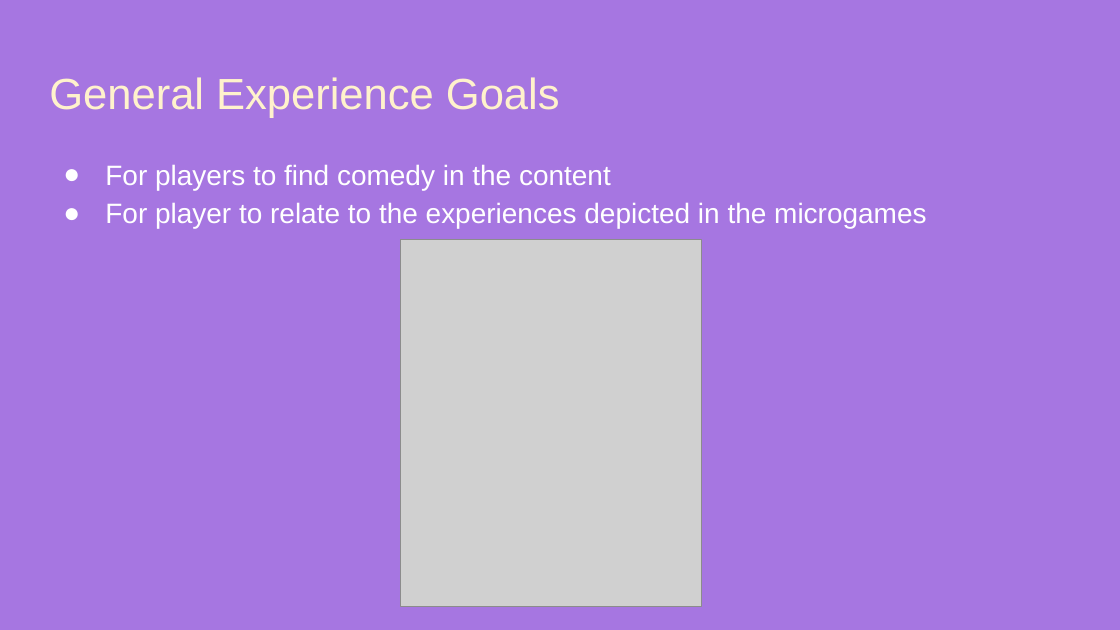
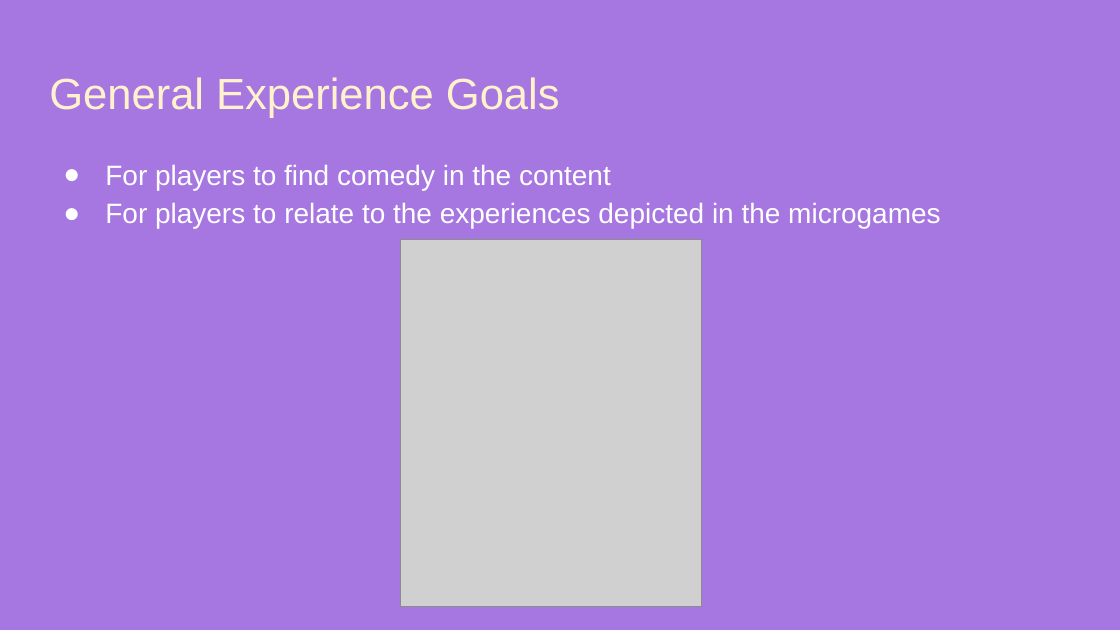
Before and after one commit to JustWungusAndJimmy/JustWungusAndJimmy.github.io, a slide deck: slide 10 of presentations/Assignment14.pptx. Drawn at 1120x630 pixels with LibreOffice and Linux fonts; fonts in the diff are those of the drawing; grey boxes stand for pictures. Boxes give left, top, right and bottom in pixels: in the first picture for what was removed or moved away, otherwise in the second. Text is boxed around its words. In the diff, an @@ line names an element or a change of style, - is before the commit and + after.

Commit message:
Fixed spelling mistake

```diff
--- a/presentations/Assignment14.pptx
+++ b/presentations/Assignment14.pptx
@@ text at (x1=105, y1=203, x2=940, y2=229): text changed @@
-● For player to relate to the experiences depicted in the microgames
+● For players to relate to the experiences depicted in the microgames
```
